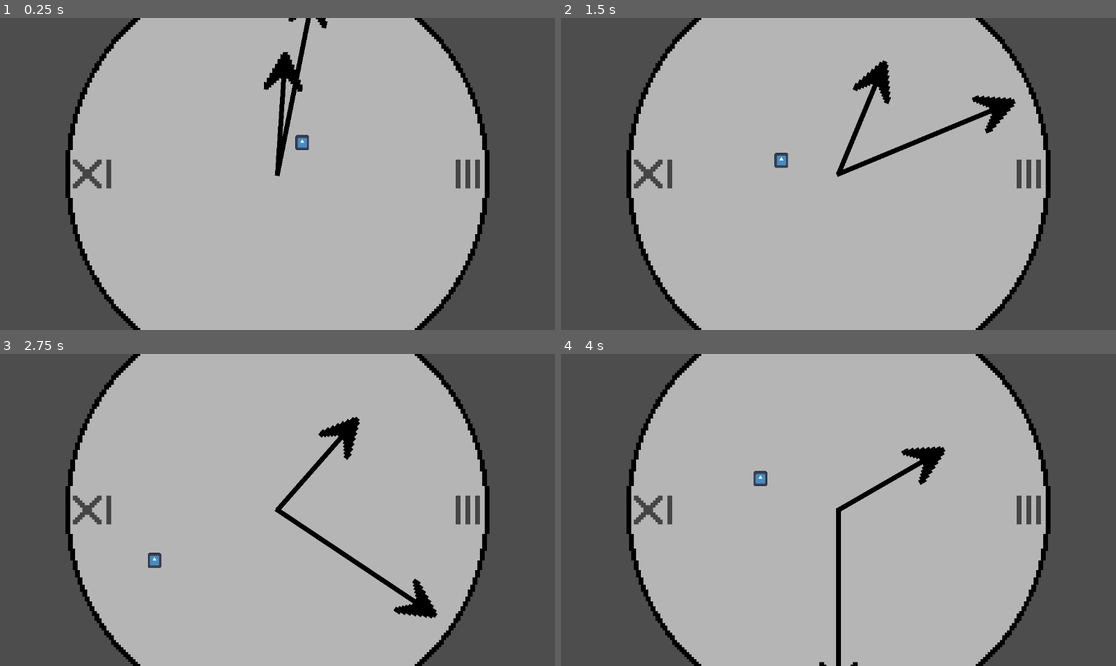
Above: before the commit, frames 1-4 (two rows, left to right).
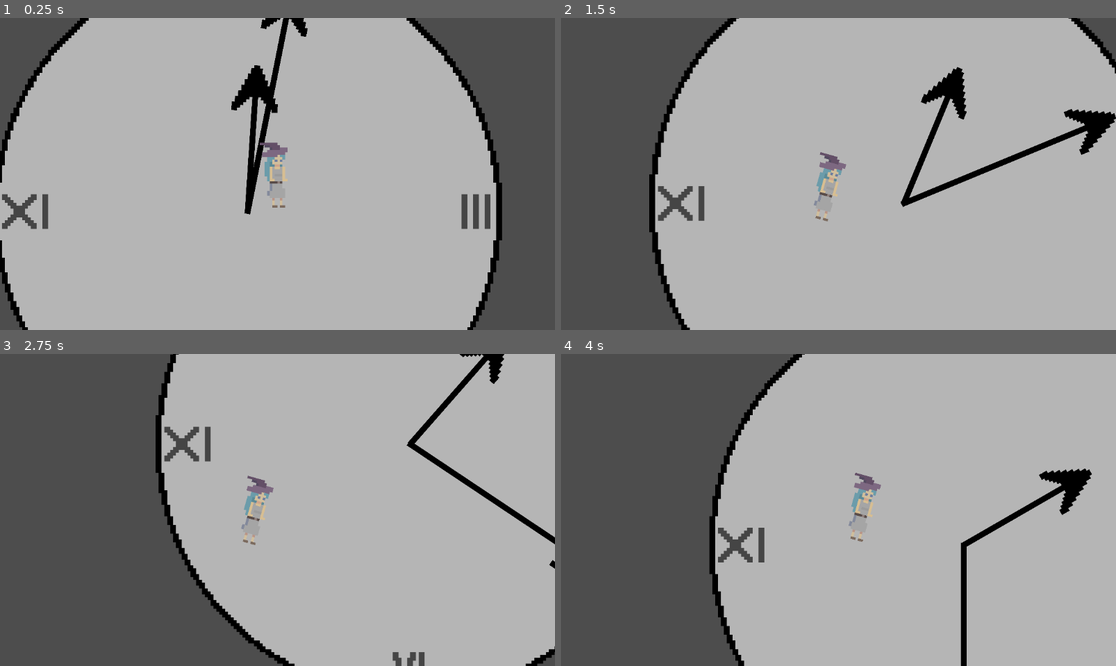
Above: after the commit, the same moments.

Repository: arrowira/miniJam189
Game: Godot game, scene res://main.tscn
Two runs of this game, one before a commit and one after it. Both use one fixed random seed, a clock stepped at 60 frames per second and the inputs below. The engine's default icon, where the game draws it, is replaced by a stand-in: a white triangle on a blue panel in a dark square.
Inputs:
- Up to frame 1 (0.25 s): no input
- Up to frame 2 (1.5 s): hold A (right) 0.53-1.28 s; tap Space (jump) at 0.77 s; hold S (down) from 1.28 s (still down)
- Up to frame 3 (2.75 s): tap Space (jump) at 1.52 s; release S (down) at 2.03 s; hold A (right) from 2.03 s (still down)
- Up to frame 4 (4 s): release A (right) at 2.78 s; hold W (up) 2.78-3.53 s; tap Space (jump) at 3.02, 3.77 s; hold D (left) from 3.53 s (still down)

The runs differ from the first frame. In frame 1, 21% of the frame differs, in the area x 0-91%, y 0-100%; in frame 2, 26%; in frame 3, 38%, in the area x 11-100%, y 0-100%; in frame 4, 35%.

Commit message:
player Walk animation

Diff:
--- a/minijam189/main.tscn
+++ b/minijam189/main.tscn
@@ -7,8 +7,5 @@
 
 [node name="Node2D" parent="." instance=ExtResource("1_cu0o8")]
 
-[node name="Camera2D" type="Camera2D" parent="."]
-zoom = Vector2(0.25, 0.25)
-
 [node name="player" parent="." instance=ExtResource("2_fvhht")]
 position = Vector2(206, -260)
--- a/minijam189/plaayerMovement.gd
+++ b/minijam189/plaayerMovement.gd
@@ -9,7 +9,10 @@
 
 
 	velocity = input_direction * SPEED
-
+	if velocity.length() > 0.1:
+		$anim.play("walk")
+	else:
+		$anim.play("idle")
 	move_and_slide()
 	if Input.is_action_just_pressed("jump") and !jumping:
 		jumping = true
--- a/minijam189/player.tscn
+++ b/minijam189/player.tscn
@@ -1,9 +1,63 @@
-[gd_scene load_steps=4 format=3 uid="uid://bj14p0oiemypa"]
+[gd_scene load_steps=8 format=3 uid="uid://bj14p0oiemypa"]
 
 [ext_resource type="Script" path="res://plaayerMovement.gd" id="1_0yxif"]
-[ext_resource type="Texture2D" uid="uid://blcoi2du334ue" path="res://icon.svg" id="2_ugyvi"]
+[ext_resource type="Texture2D" uid="uid://dyhcbt84hpiky" path="res://sprites/player-1.png (1).png" id="2_6x4l0"]
 
 [sub_resource type="RectangleShape2D" id="RectangleShape2D_a4gjh"]
+
+[sub_resource type="Animation" id="Animation_du7r7"]
+resource_name = "walk"
+length = 0.4
+loop_mode = 1
+tracks/0/type = "value"
+tracks/0/imported = false
+tracks/0/enabled = true
+tracks/0/path = NodePath("Sprite2D:rotation")
+tracks/0/interp = 1
+tracks/0/loop_wrap = true
+tracks/0/keys = {
+"times": PackedFloat32Array(0, 0.1, 0.3, 0.4),
+"transitions": PackedFloat32Array(1, 1, 1, 1),
+"update": 0,
+"values": [0.0, 0.326377, -0.326377, 0.0]
+}
+
+[sub_resource type="Animation" id="Animation_1bbbk"]
+length = 0.001
+tracks/0/type = "value"
+tracks/0/imported = false
+tracks/0/enabled = true
+tracks/0/path = NodePath("Sprite2D:rotation")
+tracks/0/interp = 1
+tracks/0/loop_wrap = true
+tracks/0/keys = {
+"times": PackedFloat32Array(0),
+"transitions": PackedFloat32Array(1),
+"update": 0,
+"values": [0.0]
+}
+
+[sub_resource type="Animation" id="Animation_nwmyq"]
+resource_name = "idle"
+tracks/0/type = "value"
+tracks/0/imported = false
+tracks/0/enabled = true
+tracks/0/path = NodePath("Sprite2D:rotation")
+tracks/0/interp = 1
+tracks/0/loop_wrap = true
+tracks/0/keys = {
+"times": PackedFloat32Array(0),
+"transitions": PackedFloat32Array(1),
+"update": 0,
+"values": [0.0]
+}
+
+[sub_resource type="AnimationLibrary" id="AnimationLibrary_xbr2r"]
+_data = {
+"RESET": SubResource("Animation_1bbbk"),
+"idle": SubResource("Animation_nwmyq"),
+"walk": SubResource("Animation_du7r7")
+}
 
 [node name="player" type="Node2D"]
 
@@ -14,12 +68,21 @@
 shape = SubResource("RectangleShape2D_a4gjh")
 
 [node name="Sprite2D" type="Sprite2D" parent="CharacterBody2D"]
-position = Vector2(-0.500003, -0.5)
-scale = Vector2(0.882813, 0.960937)
-texture = ExtResource("2_ugyvi")
+position = Vector2(-1, 0)
+scale = Vector2(0.882813, 0.831514)
+texture = ExtResource("2_6x4l0")
 
 [node name="jumpTimer" type="Timer" parent="CharacterBody2D"]
-wait_time = 0.2
+wait_time = 0.3
 one_shot = true
 
+[node name="Camera2D" type="Camera2D" parent="CharacterBody2D"]
+zoom = Vector2(0.3, 0.3)
+position_smoothing_enabled = true
+
+[node name="anim" type="AnimationPlayer" parent="CharacterBody2D"]
+libraries = {
+"": SubResource("AnimationLibrary_xbr2r")
+}
+
 [connection signal="timeout" from="CharacterBody2D/jumpTimer" to="CharacterBody2D" method="_on_jump_timer_timeout"]
Binary file added: minijam189/sprites/player-1.png (1).png
Not shown, added: minijam189/sprites/player-1.png (1).png.import
